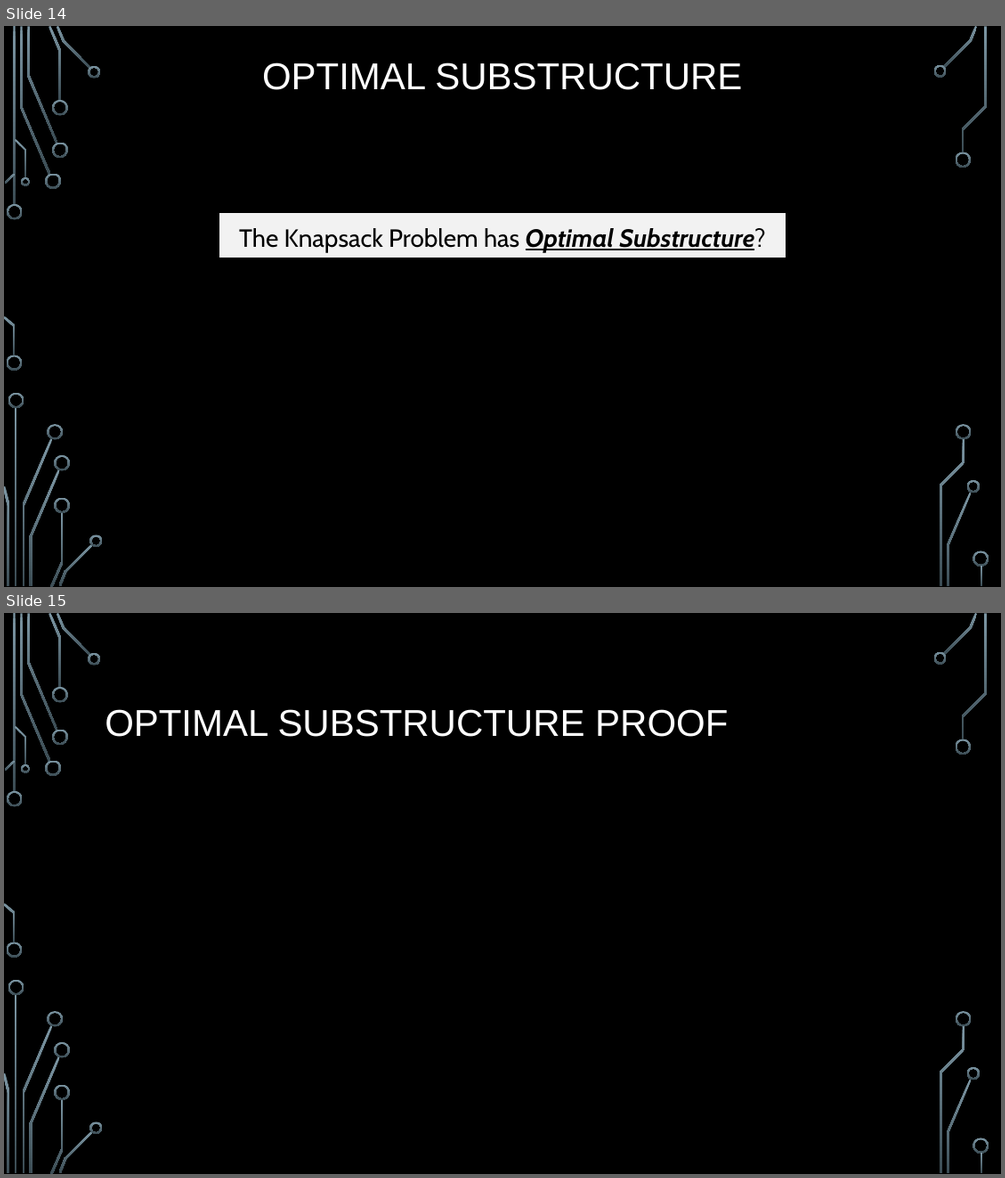
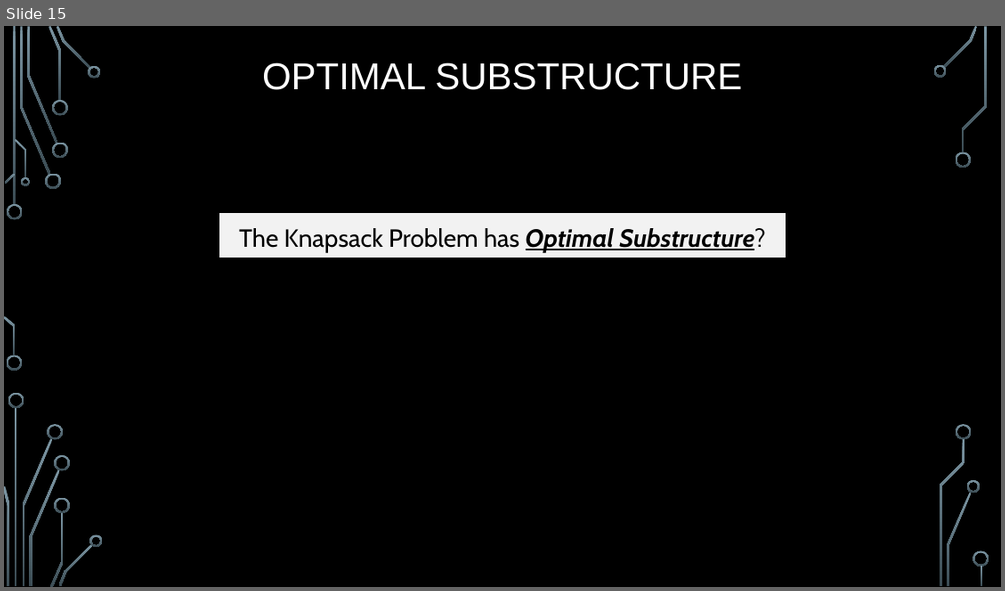
Before and after one commit to markfloryan/dsa2, a slide deck: slides/04-5-KnapsackGreedy.pptx. Shown one above the other, each under a label of ours: slides 14 and 15 before the commit, slide 15 after it. The pictures are 1005x1178 and 1005x591 pixels, drawn with LibreOffice and Linux fonts; fonts in the diff are those of the drawing; grey boxes stand for pictures; background and template pictures are left out. Boxes give left, top, right and bottom in pixels: in the first picture for what was removed or moved away, otherwise in the second. Text is boxed around its words. In the diff, an @@ line names an element or a change of style, - is before the commit and + after.

```diff
--- a/slides/04-5-KnapsackGreedy.pptx
+++ b/slides/04-5-KnapsackGreedy.pptx
@@ slide 15 removed at (4,613,1001,1174), background picture (left out); not listed: 36 template elements that a slide beside it also shows @@
@@ title removed at (105,709,728,737) @@
-OPTIMAL SUBSTRUCTURE PROOF
@@ what was slide 14 is now slide 15 @@
```
Also in this commit, not shown: 4 slides changed, 12 slides added, 7 other slides removed, 4 other files.
